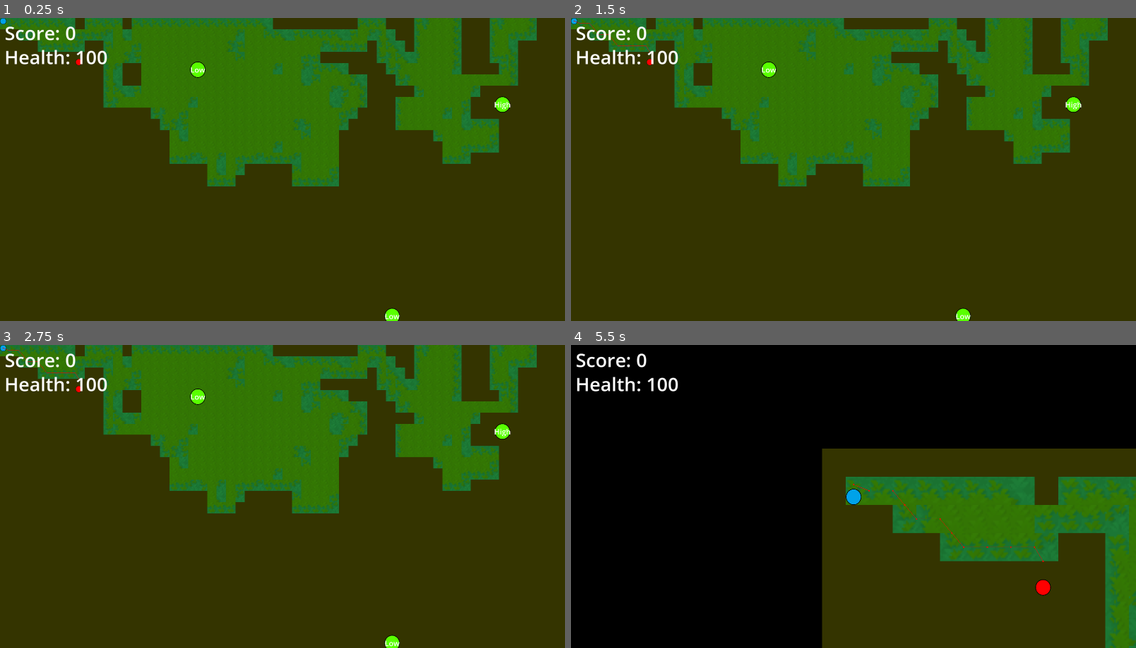
Above: before the commit, frames 1-4 (two rows, left to right).
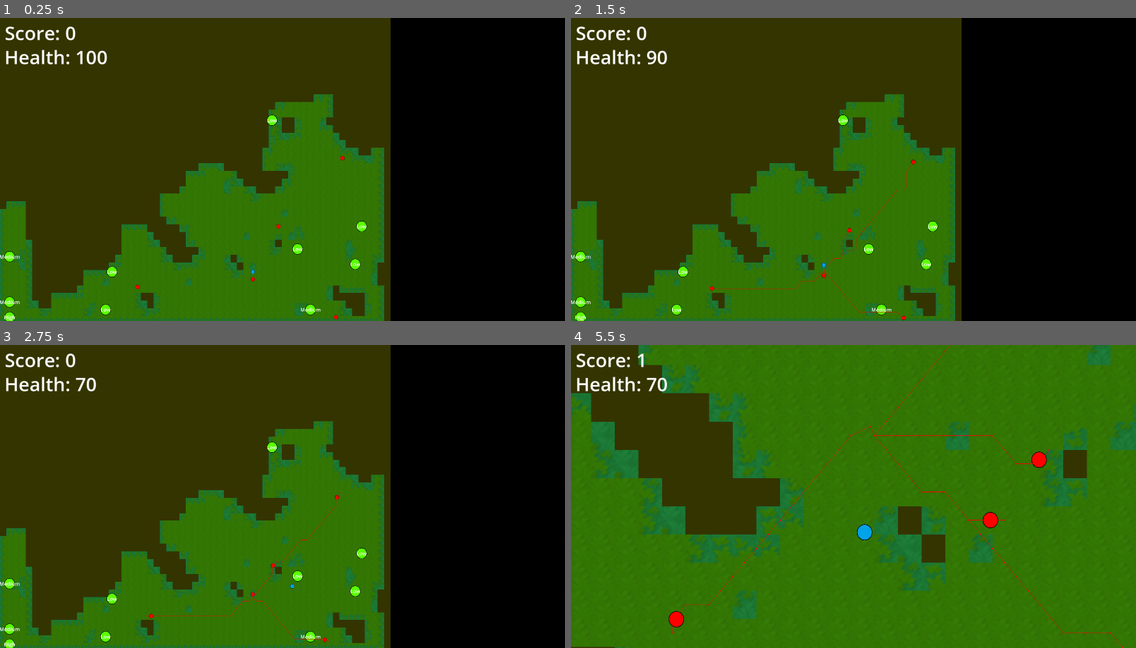
Above: after the commit, the same moments.

Repository: jameshi16/neuro-game-jam
Game: Godot game, scene res://main.tscn
Two runs of this game, one before a commit and one after it. Both use one fixed random seed, a clock stepped at 60 frames per second and the inputs below.
Inputs:
- Up to frame 1 (0.25 s): no input
- Up to frame 2 (1.5 s): tap Enter at 0.5 s; hold D (move_right) 0.53-1.28 s; hold Shift (sprint) 0.53-1.28 s; hold S (move_down) from 1.28 s (still down); tap Shift (sprint) at 1.35 s
- Up to frame 3 (2.75 s): tap Space at 2 s; release S (move_down) at 2.03 s; hold D (move_right) from 2.03 s (still down); hold Shift (sprint) from 2.03 s (still down)
- Up to frame 4 (5.5 s): release D (move_right) at 2.78 s; release Shift (sprint) at 2.78 s; hold W (move_up) 2.78-3.53 s; tap Shift (sprint) at 2.85, 4.35 s; tap Enter at 3.5 s; hold Shift (sprint) 3.53-4.28 s; hold A (move_left) 3.53-5.03 s; tap Space at 5 s; hold S (move_down) from 5.03 s (still down); hold Shift (sprint) from 5.03 s (still down)

The runs differ from the first frame. In frame 1, 74% of the frame differs, in the area x 0-100%, y 0-100%; in frame 2, 74%; in frame 3, 74%; in frame 4, 92%.

Commit message:
Randomly spawn enemies & items in correct places
Also fix player movement a little

Diff:
--- a/enemy.gd
+++ b/enemy.gd
@@ -29,5 +29,5 @@
 
 
 func _on_navigation_timer_timeout() -> void:
-	$NavigationAgent2D.target_position = target.position
-	pass
+	if target:
+		$NavigationAgent2D.target_position = target.position
--- a/main.gd
+++ b/main.gd
@@ -1,6 +1,7 @@
 extends Node
 
 @export var item_scene: PackedScene
+@export var enemies: Array[PackedScene]
 
 # TODO: make these take in names instead so that i can reduce future programmer error
 @export var terrain_set: int = 0
@@ -11,6 +12,8 @@
 @export var map_size_x = 50
 @export var map_size_y = 20
 @export var navigation_layer = 0
+@export var num_enemies = 5
+@export var num_items = 10
 
 # Metadata
 var tilemap_size
@@ -19,14 +22,15 @@
 
 # Game variables
 var score = 0
-var items_to_collect: Array[Node] = []
+var items_to_collect: Array[Item] = []
+var enemies_in_scene: Array[Enemy] = []
 
 # TODO: maybe need state manager? but it's a jam, so I'll just leave a note
 
 
 func ready_up_camera():
 	$Camera2D.set_position(Vector2(0, 0))
-	var larger_scale = max(
+	var larger_scale = min(
 		screen_size.x / float(tilemap_scale.x * tilemap_size.x),
 		screen_size.y / float(tilemap_scale.y * tilemap_size.y)
 	)
@@ -85,6 +89,7 @@
 
 func update_score(item: Item):
 	score += item.worth_to_score[item.worth]
+	items_to_collect.erase(item)
 	$UI.update_score(score)
 
 
@@ -94,42 +99,80 @@
 			$TileMap.set_cell(navigation_layer, Vector2(i - 1, j - 1), 0, Vector2(0, 0))
 
 
+func spawn_mobs(locations: Array):
+	var navmap = $TileMap.get_navigation_map(navigation_layer)
+	for location in locations:
+		var enemy = enemies.pick_random().instantiate()
+		enemy.position = Vector2(
+			(location.x + 0.5) * tilemap_scale.x, (location.y + 0.5) * tilemap_scale.y
+		)
+		add_child(enemy)
+		enemy.target = $Player
+		enemy.set_navigation_map(navmap)
+		enemies_in_scene.append(enemy)
+
+
+func spawn_items(locations: Array):
+	for location in locations:
+		var item_instance = item_scene.instantiate()
+		item_instance.position = Vector2(
+			(location.x + 0.5) * tilemap_scale.x, (location.y + 0.5) * tilemap_scale.y
+		)
+		add_child(item_instance)
+		item_instance.collected.connect(update_score)
+		items_to_collect.append(item_instance)
+
+
+func free_items():
+	for item in items_to_collect:
+		item.queue_free()
+	items_to_collect = []
+
+
+func free_enemies():
+	for enemy in enemies_in_scene:
+		enemy.queue_free()
+	enemies_in_scene = []
+
 func reset():
-	items_to_collect = []
-	$Player.reset(Vector2(10, 10))
+	# generate a world here (TODO: tilemap_size is a temporary size)
+	var bounding_box = Rect2(Vector2(0, 0), tilemap_size)
+	var start_pos = Vector2(
+		(randi() % roundi(tilemap_size.x)),
+		(randi() % roundi(tilemap_size.y))
+	)
+
+	var global_pos = Vector2(
+		(start_pos.x + 0.5) * tilemap_scale.x, (start_pos.y + 0.5) * tilemap_scale.y
+		)
+
+	free_items()
+	free_enemies()
+	$Player.reset(global_pos)
 	score = 0
 	$UI.update_health(100)
 
-	# generate a world here (TODO: tilemap_size is a temporary size)
-	var bounding_box = Rect2(Vector2(0, 0), tilemap_size)
-	var level_gen = LevelGenerator.new(Vector2(0, 0), bounding_box, generation_steps)
+	var level_gen = LevelGenerator.new(start_pos, bounding_box, generation_steps)
 	var path = level_gen.generate_level()
 
 	# fill with the collision tiles first
 	fill_with_with_collision_tiles()
 	$TileMap.set_cells_terrain_connect(navigation_layer, path, terrain_set, terrain, false)
 
-	for n in 10:
-		var item_position = Vector2(
-			randf_range(0, tilemap_size.x * tilemap_scale.x),
-			randf_range(0, tilemap_size.y * tilemap_scale.y)
-		)
-		var item_instance = item_scene.instantiate()
-		item_instance.position = item_position
-		add_child(item_instance)
-		item_instance.collected.connect(update_score)
-		items_to_collect.append(item_instance)
+	var item_locations = path.duplicate()
+	item_locations.shuffle()
+	spawn_items(item_locations.slice(0, num_items))
+
+	var mob_locations = path.duplicate()
+	mob_locations.shuffle()
+	spawn_mobs(mob_locations.slice(0, num_enemies))
 
 	pan_entire_world()
-
-	# HACK+debug: make player the enemy follower target
-	$MeleeEnemy.target = $Player
-	$MeleeEnemy.set_navigation_map($TileMap.get_navigation_map(navigation_layer))
 
 
 func _on_player_hit():
 	$UI.update_health($Player.health)
 
+
 func _on_player_player_died():
-	# TODO: need a reset here
 	reset()
--- a/main.tscn
+++ b/main.tscn
@@ -1880,11 +1880,11 @@
 [node name="Main" type="Node"]
 script = ExtResource("1_je2qw")
 item_scene = ExtResource("5_l1fqu")
-generation_steps = 400
-turning_steps = 4
+enemies = Array[PackedScene]([ExtResource("8_u7qr8")])
+generation_steps = 1000
 turn_early_probability = 0.11
 map_size_x = 60
-map_size_y = 100
+map_size_y = 40
 
 [node name="Player" parent="." instance=ExtResource("4_85l7j")]
 z_index = 1
@@ -1904,8 +1904,5 @@
 
 [node name="UI" parent="." instance=ExtResource("7_4vlye")]
 
-[node name="MeleeEnemy" parent="." instance=ExtResource("8_u7qr8")]
-position = Vector2(669, 380)
-
 [connection signal="hit" from="Player" to="." method="_on_player_hit"]
 [connection signal="player_died" from="Player" to="." method="_on_player_player_died"]
--- a/player.gd
+++ b/player.gd
@@ -36,7 +36,8 @@
 	else:
 		$AnimatedSprite2D.stop()
 
-	move_and_collide(vel * delta)
+	velocity = vel
+	move_and_slide()
 
 
 # Called when the node enters the scene tree for the first time.
